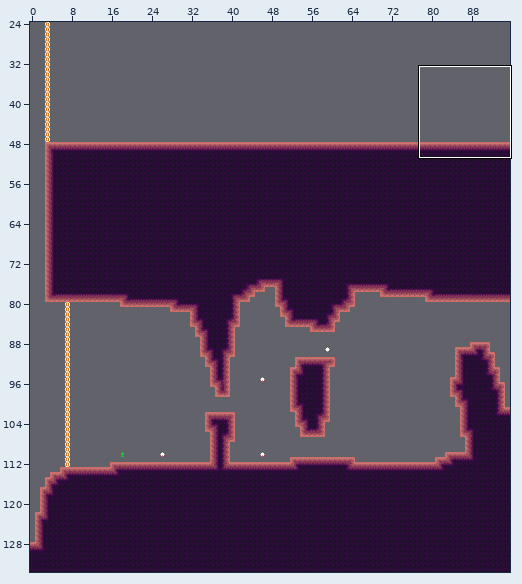
Tiled map: mapping_tools/tilemaps/dirt1.tmx. Above: a wide view before the commit, with the close-up outlined.
Close-up. Before the commit:
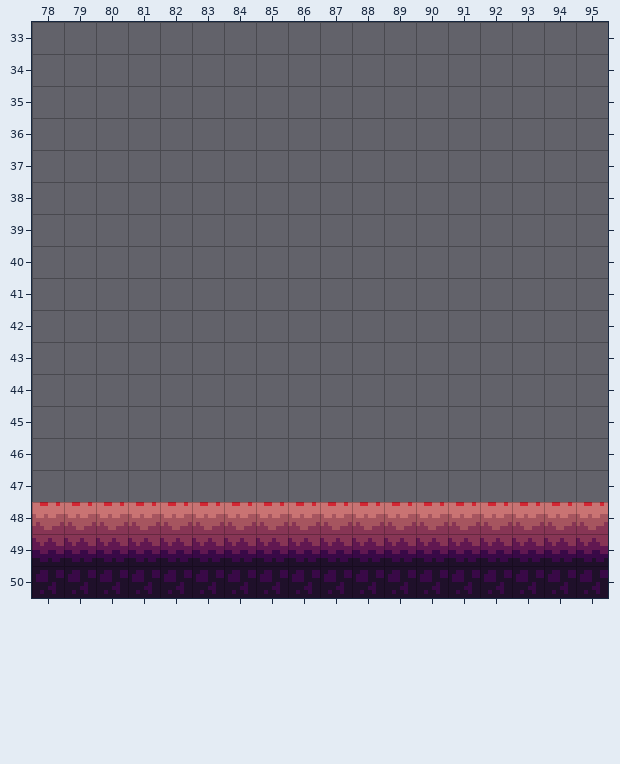
Cells are 8x8 px. Shown: x 78..95, y 33..50. The commit also changed other parts of the map, which this record leaves out.
Now the later version:
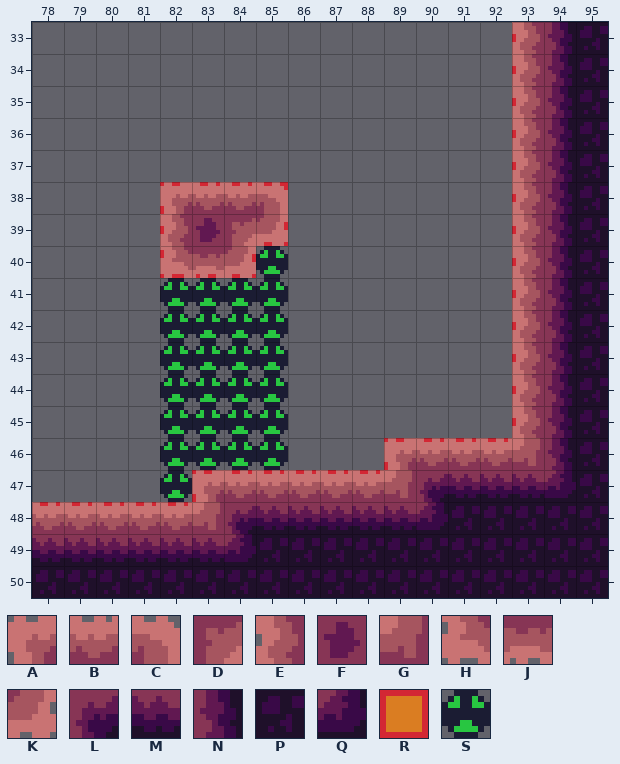
Key: from "dirt": A 0, B 1, C 2, D 3, E 13, F 14, G 17, H 26, J 27, K 28, L 49, M 50, N 62, P 63, Q 74; from "tools": R 1 "ground", S 21.
_ is an empty cell.
Difference:
{"where": "layer \"entity\""}
{"y":40,"x":85,"old":"_","new":"S"}
{"y":41,"x":82,"old":"____","new":"SSSS"}
{"y":42,"x":82,"old":"____","new":"SSSS"}
{"y":43,"x":82,"old":"____","new":"SSSS"}
{"y":44,"x":82,"old":"____","new":"SSSS"}
{"y":45,"x":82,"old":"____","new":"SSSS"}
{"y":46,"x":82,"old":"____","new":"SSSS"}
{"y":47,"x":82,"old":"_","new":"S"}
{"where": "layer \"draft\""}
{"y":33,"x":93,"old":"_","new":"R"}
{"y":34,"x":93,"old":"_","new":"R"}
{"y":35,"x":93,"old":"_","new":"R"}
{"y":36,"x":93,"old":"_","new":"R"}
{"y":37,"x":93,"old":"_","new":"R"}
{"y":38,"x":82,"old":"____","new":"RRRR"}
{"y":38,"x":93,"old":"_","new":"R"}
{"y":39,"x":82,"old":"_","new":"R"}
{"y":39,"x":85,"old":"_","new":"R"}
{"y":39,"x":93,"old":"_","new":"R"}
{"y":40,"x":82,"old":"___","new":"RRR"}
{"y":40,"x":93,"old":"_","new":"R"}
{"y":41,"x":93,"old":"_","new":"R"}
{"y":42,"x":93,"old":"_","new":"R"}
{"y":43,"x":93,"old":"_","new":"R"}
{"y":44,"x":93,"old":"_","new":"R"}
{"y":45,"x":93,"old":"_","new":"R"}
{"y":46,"x":89,"old":"____","new":"RRRR"}
{"y":47,"x":83,"old":"______","new":"RRRRRR"}
{"where": "layer \"map\""}
{"y":33,"x":93,"old":"___","new":"ENP"}
{"y":34,"x":93,"old":"___","new":"ENP"}
{"y":35,"x":93,"old":"___","new":"ENP"}
{"y":36,"x":93,"old":"___","new":"ENP"}
{"y":37,"x":93,"old":"___","new":"ENP"}
{"y":38,"x":82,"old":"____","new":"ABBC"}
{"y":38,"x":93,"old":"___","new":"ENP"}
{"y":39,"x":82,"old":"____","new":"EFDK"}
{"y":39,"x":93,"old":"___","new":"ENP"}
{"y":40,"x":82,"old":"___","new":"HJK"}
{"y":40,"x":93,"old":"___","new":"ENP"}
{"y":41,"x":93,"old":"___","new":"ENP"}
{"y":42,"x":93,"old":"___","new":"ENP"}
{"y":43,"x":93,"old":"___","new":"ENP"}
{"y":44,"x":93,"old":"___","new":"ENP"}
{"y":45,"x":93,"old":"___","new":"ENP"}
{"y":46,"x":89,"old":"_______","new":"ABBBGNP"}
{"y":47,"x":83,"old":"_____________","new":"ABBBBBGLMMMQP"}
{"y":48,"x":83,"old":"BBBBBBBBBBBBB","new":"GLMMMMMQPPPPP"}
{"y":49,"x":84,"old":"MMMMMMMMMMMM","new":"QPPPPPPPPPPP"}
